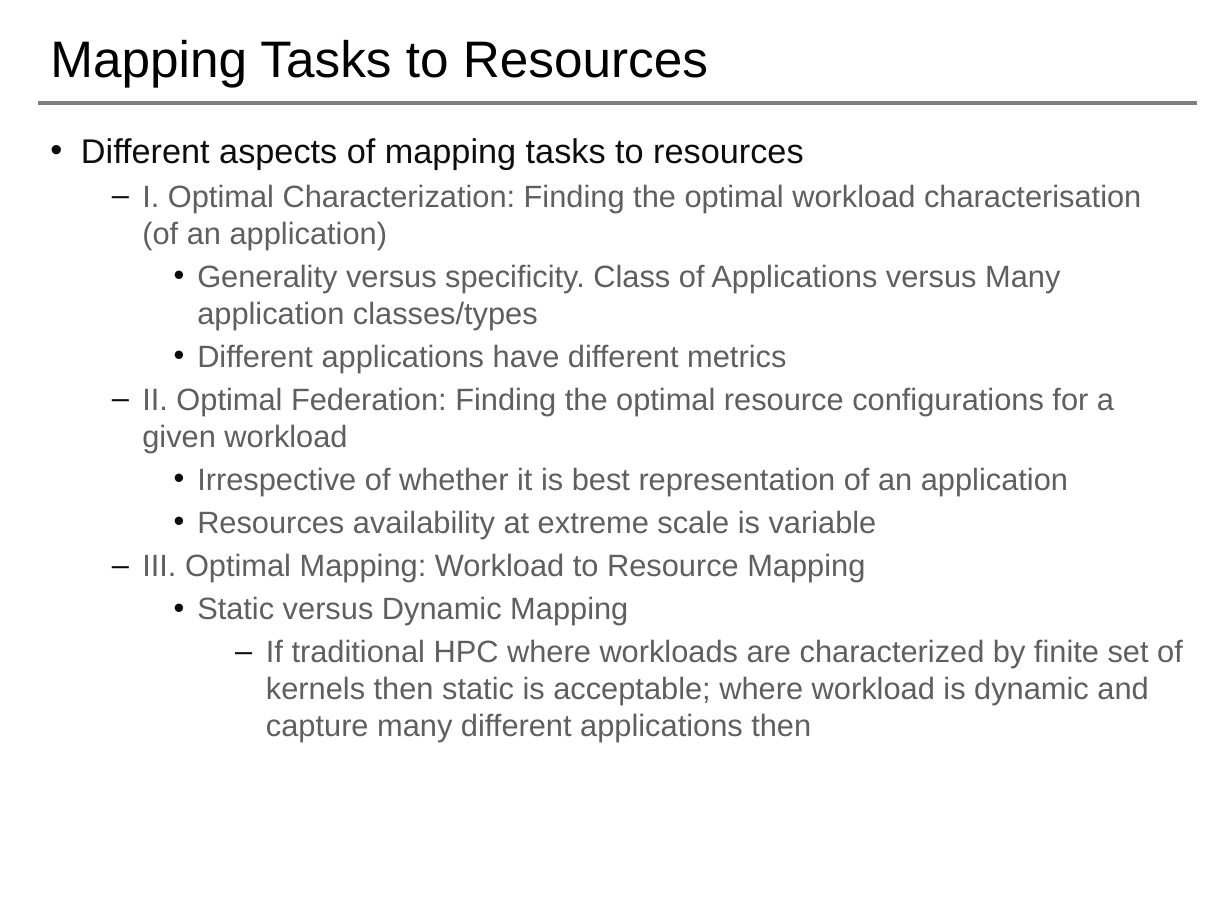
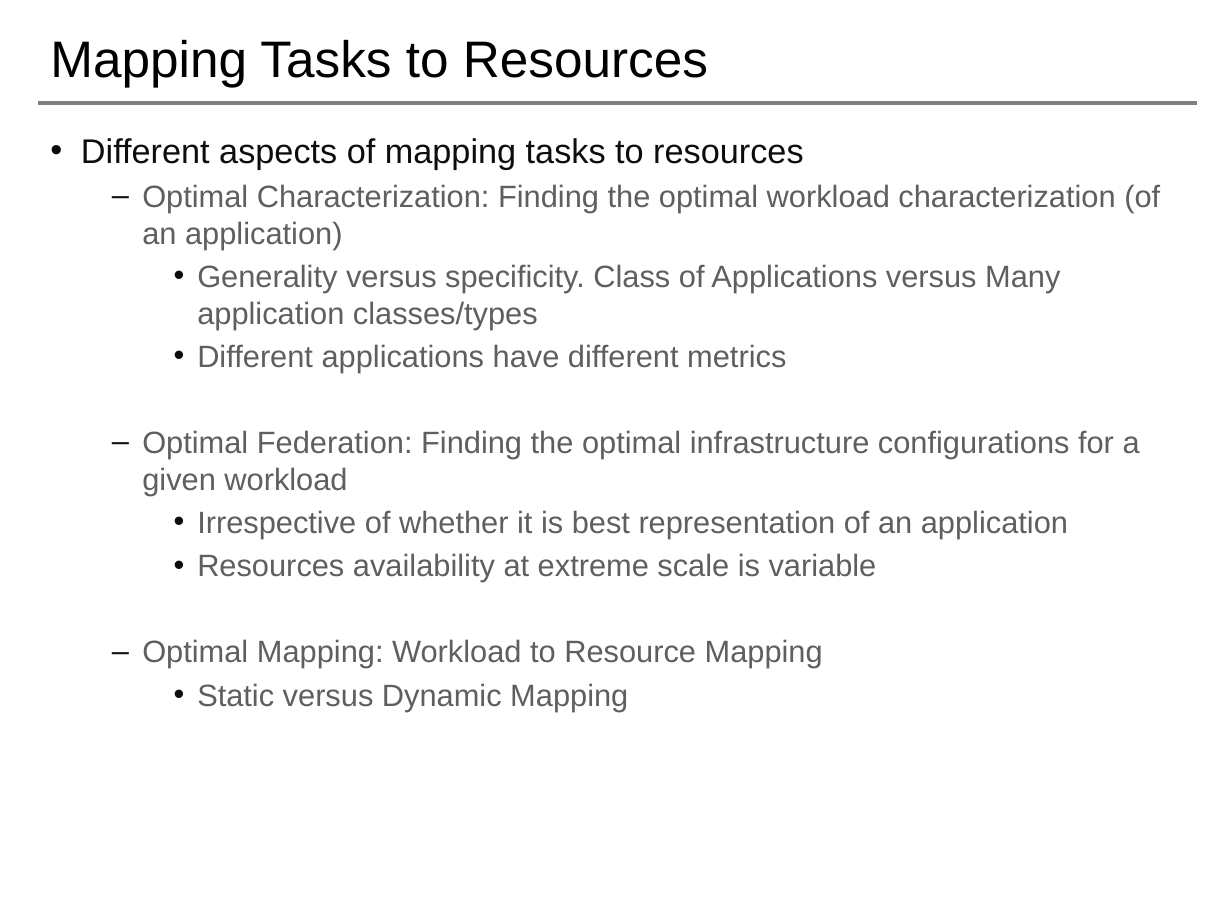
Before and after one commit to saga-project/NGMW, a slide deck: slide 20 of presentations/radical-modsim.pptx (slide 18 before the commit). Drawn at 1232x924 pixels with LibreOffice and Linux fonts; fonts in the diff are those of the drawing; background and template pictures are left out. Boxes give left, top, right and bottom in pixels: in the first picture for what was removed or moved away, otherwise in the second. Text is boxed around its words. In the diff, an @@ line names an element or a change of style, - is before the commit and + after.

```diff
--- a/presentations/radical-modsim.pptx
+++ b/presentations/radical-modsim.pptx
@@ text at box(142, 184, 1160, 249): text changed @@
-  – I. Optimal Characterization: Finding the optimal workload characterisation (of an application)
+  – Optimal Characterization: Finding the optimal workload characterization (of an application)
@@ text at box(142, 430, 1140, 496): text changed @@
-  – II. Optimal Federation: Finding the optimal resource configurations for a given workload
+  – Optimal Federation: Finding the optimal infrastructure configurations for a given workload
@@ text at box(142, 639, 823, 668): text changed @@
-  – III. Optimal Mapping: Workload to Resource Mapping
+  – Optimal Mapping: Workload to Resource Mapping
@@ text at box(266, 639, 1183, 742): paragraph removed @@
-      – If traditional HPC where workloads are characterized by finite set of kernels then static is acceptable; where workload is dynamic and capture many different applications then
```
Also in this commit, not shown: 6 other slides changed, 3 slides added, 1 other file.
